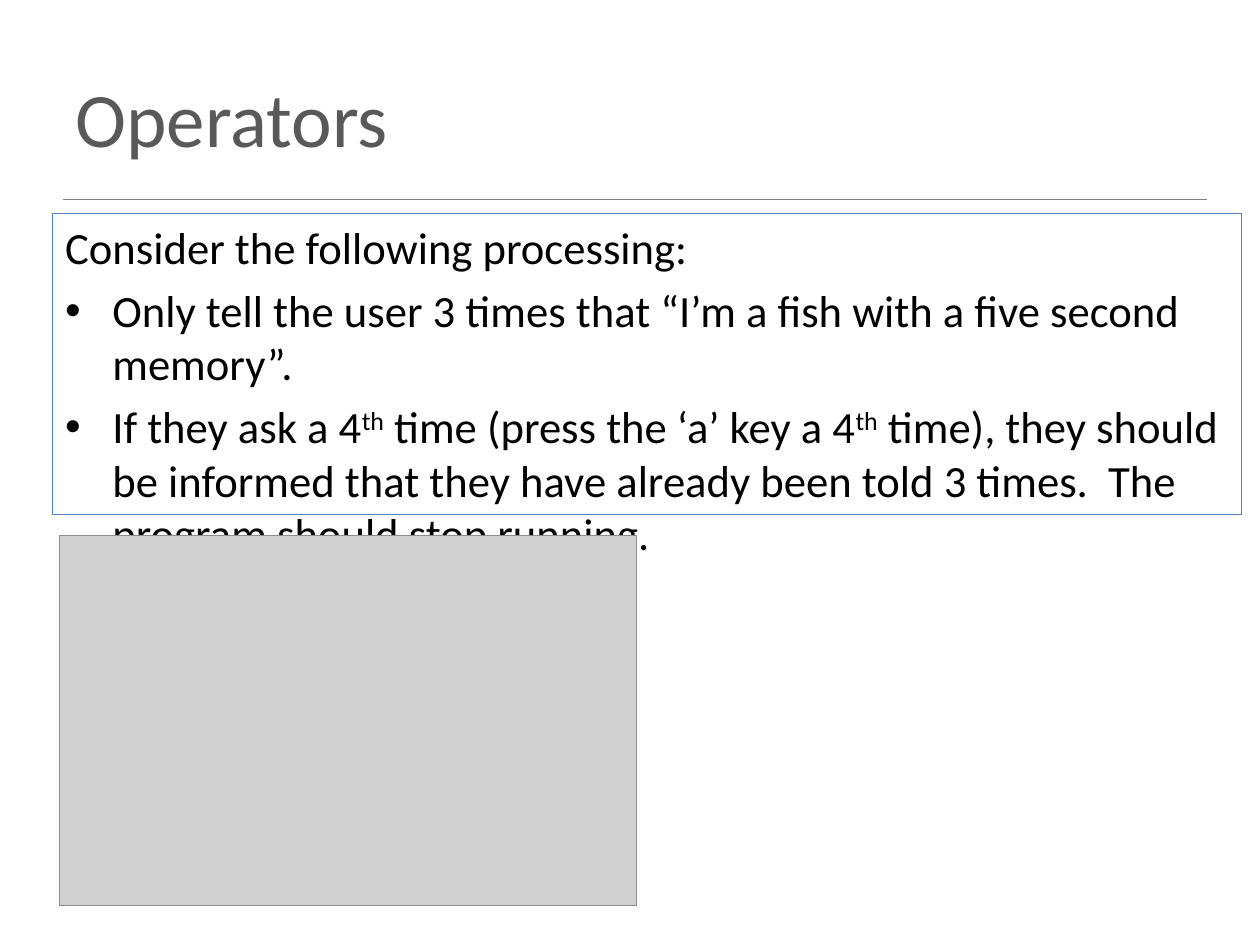
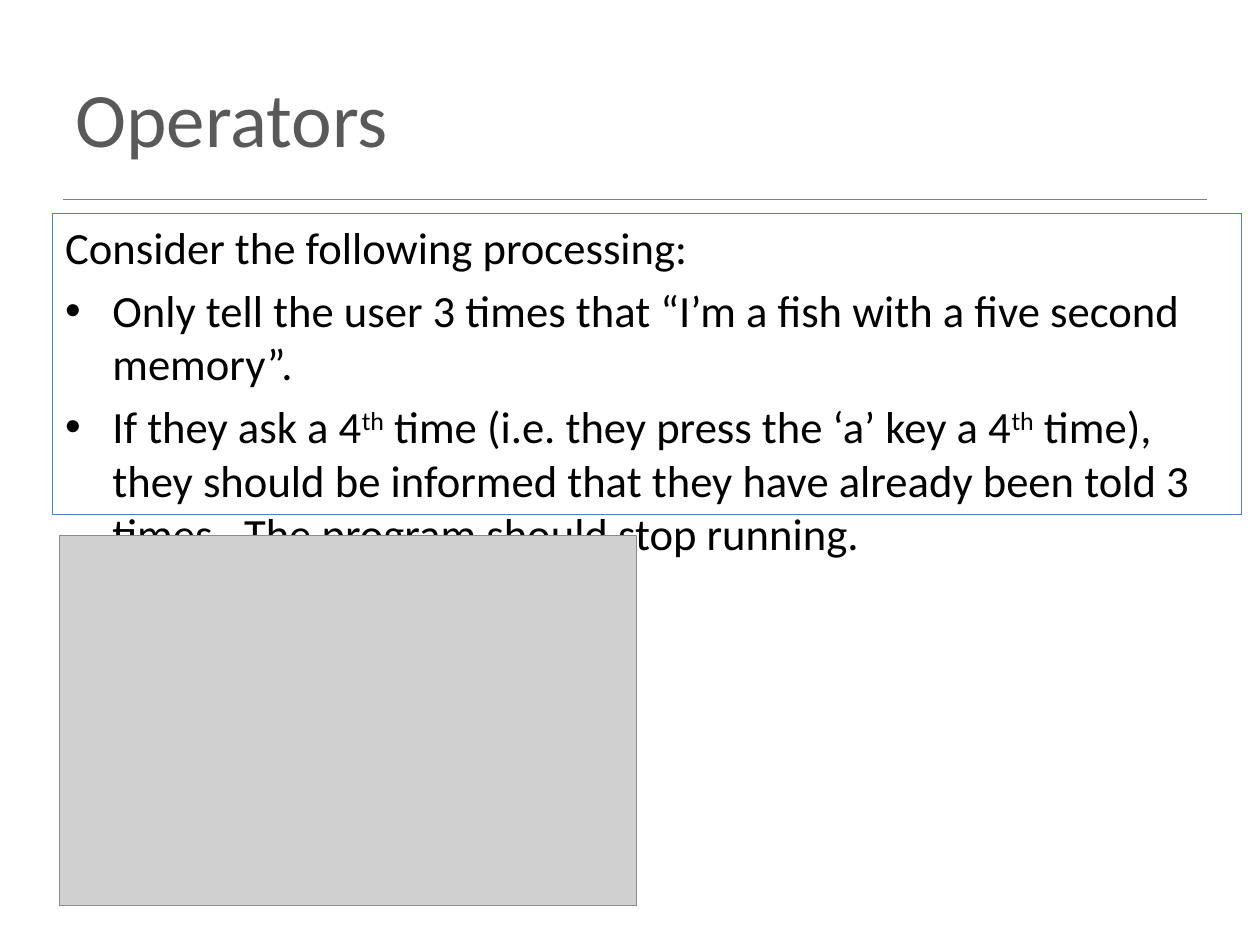
Before and after one commit to witcomputingcamp/scratch, a slide deck: slide 10 of topic02/talk/a-scratch-variables-operators.pptx. Drawn at 1260x945 pixels with LibreOffice and Linux fonts; fonts in the diff are those of the drawing; grey boxes stand for pictures. Boxes give left, top, right and bottom in pixels: in the first picture for what was removed or moved away, otherwise in the second. Text is boxed around its words. In the diff, an @@ line names an element or a change of style, - is before the commit and + after.

```diff
--- a/topic02/talk/a-scratch-variables-operators.pptx
+++ b/topic02/talk/a-scratch-variables-operators.pptx
@@ text at bbox=[112, 410, 1189, 561]: text changed @@
-• If they ask a 4th time (press the ‘a’ key a 4th time), they should be informed that they have already been told 3 times. The program should stop running.
+• If they ask a 4th time (i.e. they press the ‘a’ key a 4th time), they should be informed that they have already been told 3 times. The program should stop running.
```
Also in this commit, not shown: 3 other slides changed, 1 slide removed, 26 other files.
